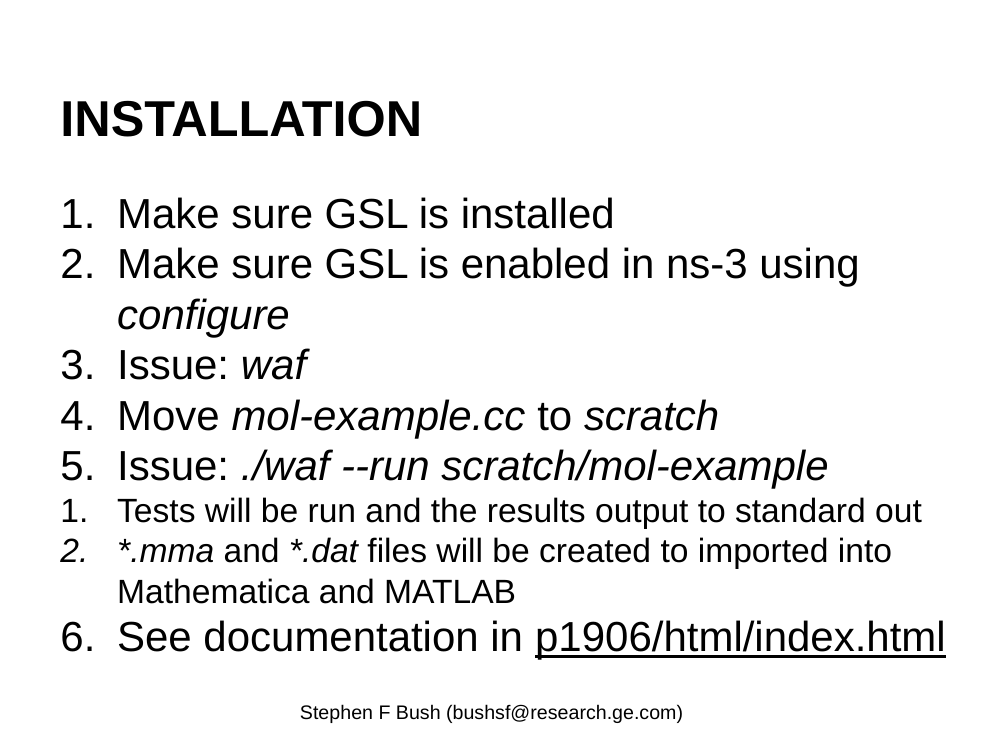
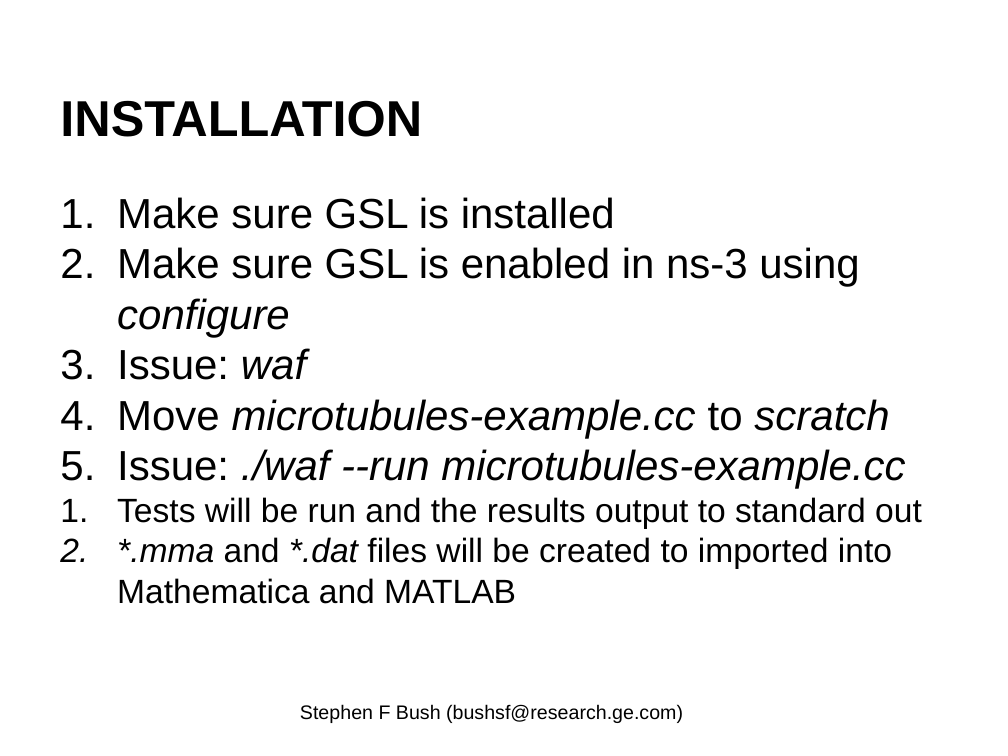
Before and after one commit to EnzoRong1013/ieee-p1906-1-reference-code, a slide deck: slide 17 of trunk/docs/p1906-1-Field-Component-Update.pptx (slide 3 before the commit). Drawn at 1008x756 pixels with LibreOffice and Linux fonts; fonts in the diff are those of the drawing. Boxes give left, top, right and bottom in pixels: in the first picture for what was removed or moved away, otherwise in the second. Text is boxed around its words. In the diff, an @@ line names an element or a change of style, - is before the commit and + after.

Commit message:
Updated the code extension documentation.

```diff
--- a/trunk/docs/p1906-1-Field-Component-Update.pptx
+++ b/trunk/docs/p1906-1-Field-Component-Update.pptx
@@ text at bbox=[117, 399, 905, 488]: text changed @@
-4. Move mol-example.cc to scratch
-5. Issue: ./waf --run scratch/mol-example
+4. Move microtubules-example.cc to scratch
+5. Issue: ./waf --run microtubules-example.cc
@@ text at bbox=[117, 620, 946, 660]: paragraph removed @@
-6. See documentation in p1906/html/index.html
```
Also in this commit, not shown: 14 other slides changed, 4 slides added, 4 slides removed.
